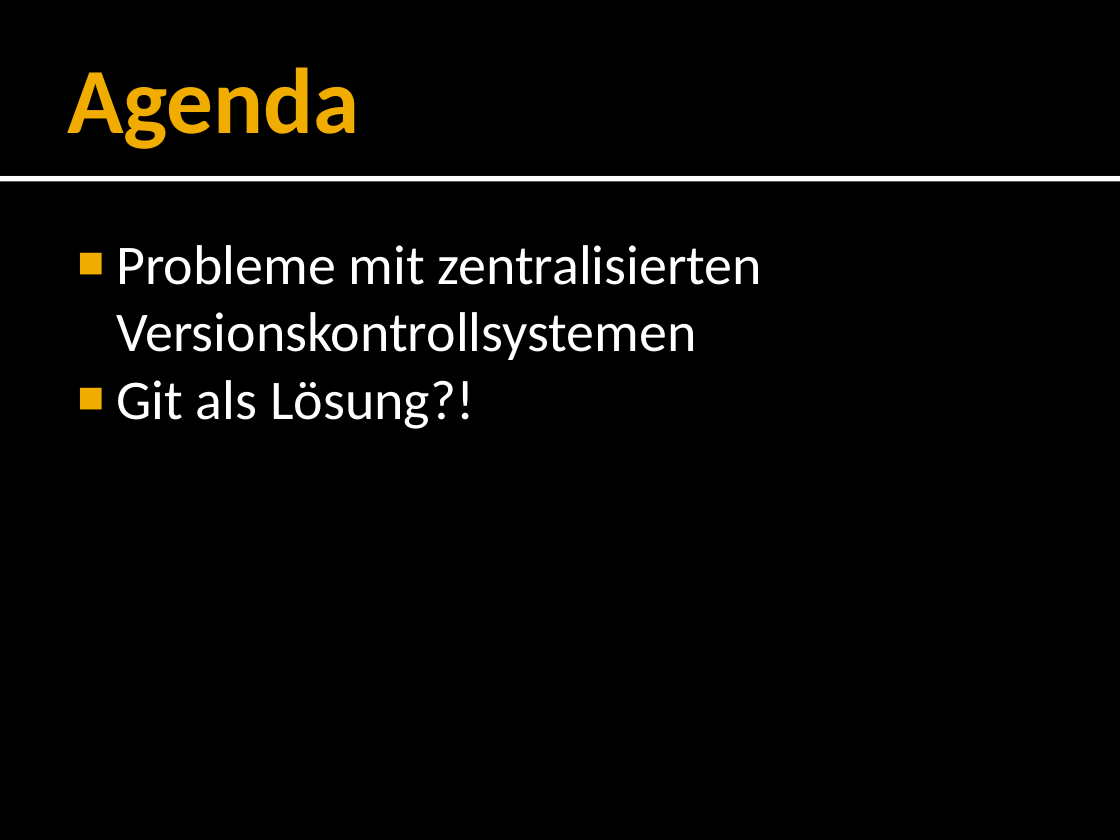
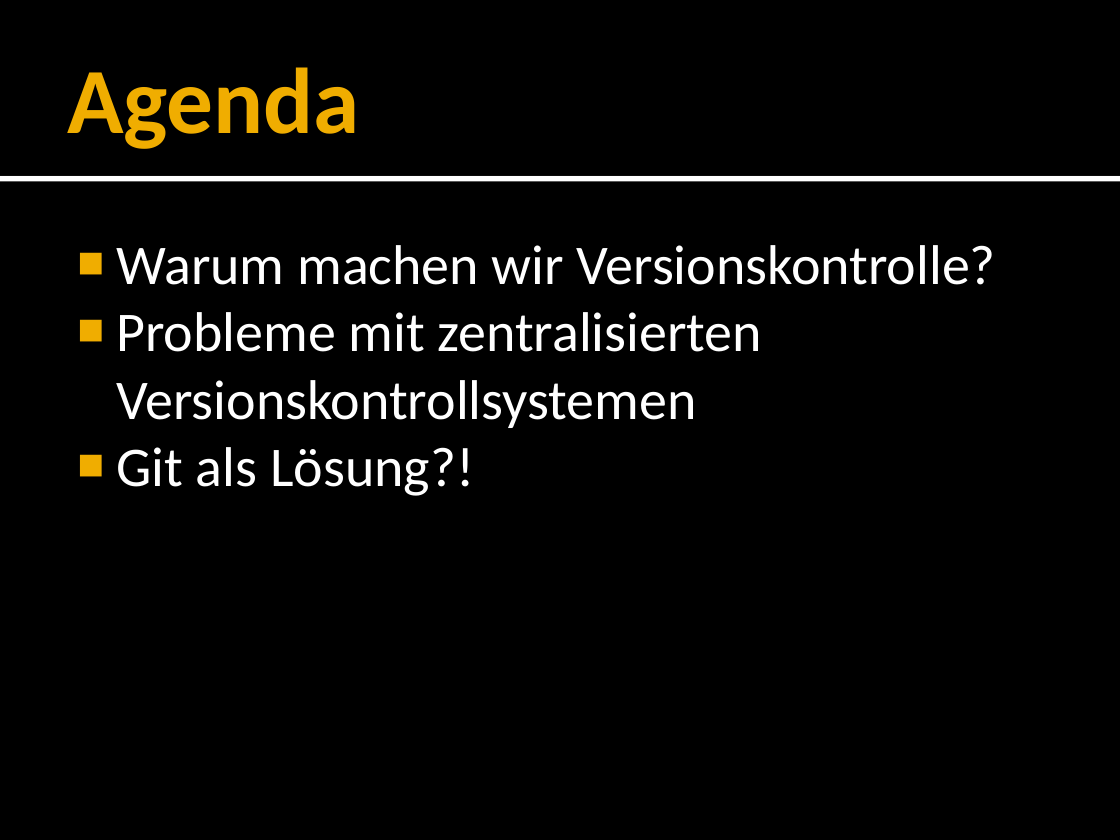
Before and after one commit to forki/GitTalk, a slide deck: slide 2 of GitTalk.pptx. Drawn at 1120x840 pixels with LibreOffice and Linux fonts; fonts in the diff are those of the drawing. Boxes give left, top, right and bottom in pixels: in the first picture for what was removed or moved away, otherwise in the second. Text is boxed around its words. In the diff, an @@ line names an element or a change of style, - is before the commit and + after.

```diff
--- a/GitTalk.pptx
+++ b/GitTalk.pptx
@@ text at (116, 245, 996, 285): paragraph added @@
+■ Warum machen wir Versionskontrolle?
```
Also in this commit, not shown: 12 other slides changed, 4 slides added, 5 slides removed.
